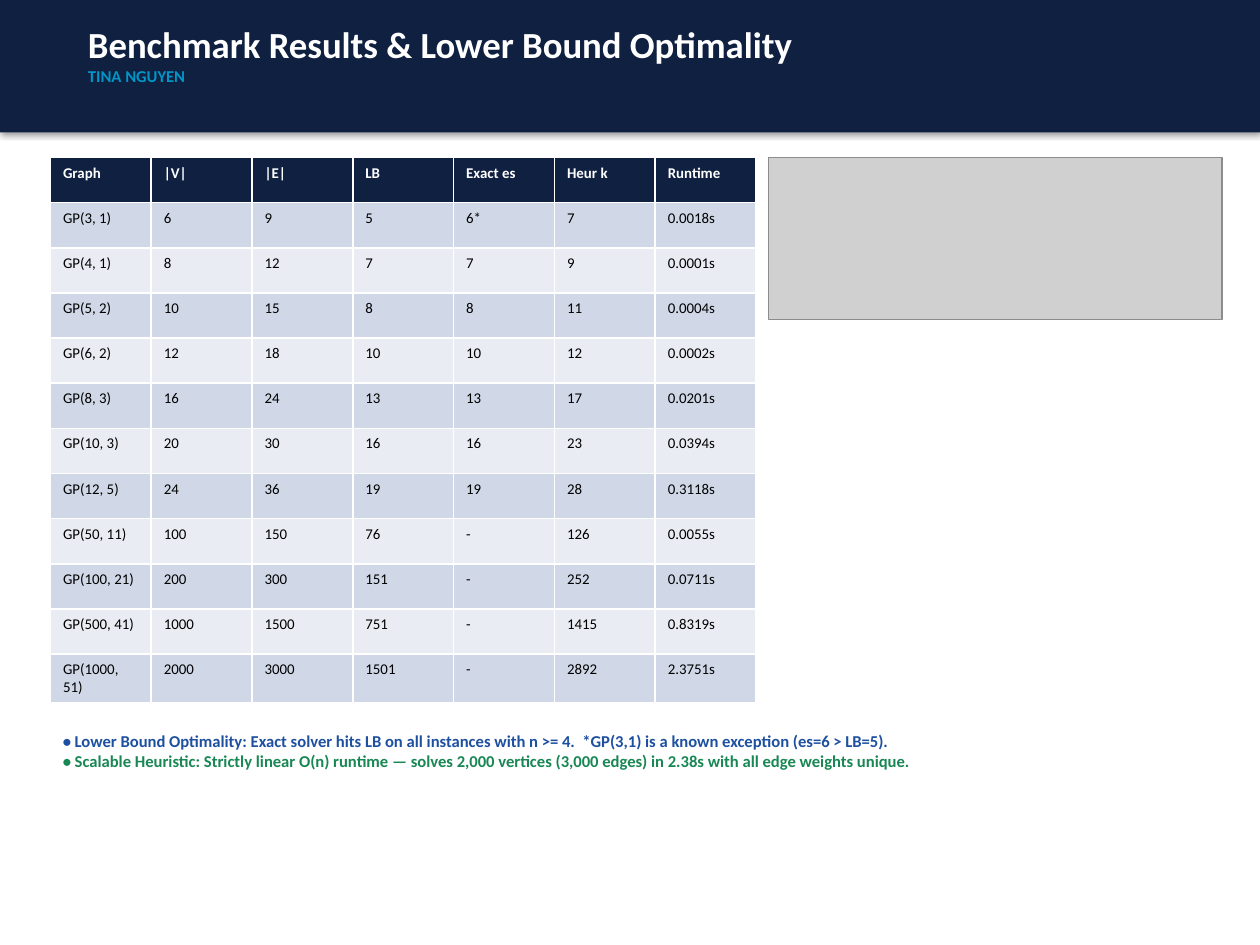
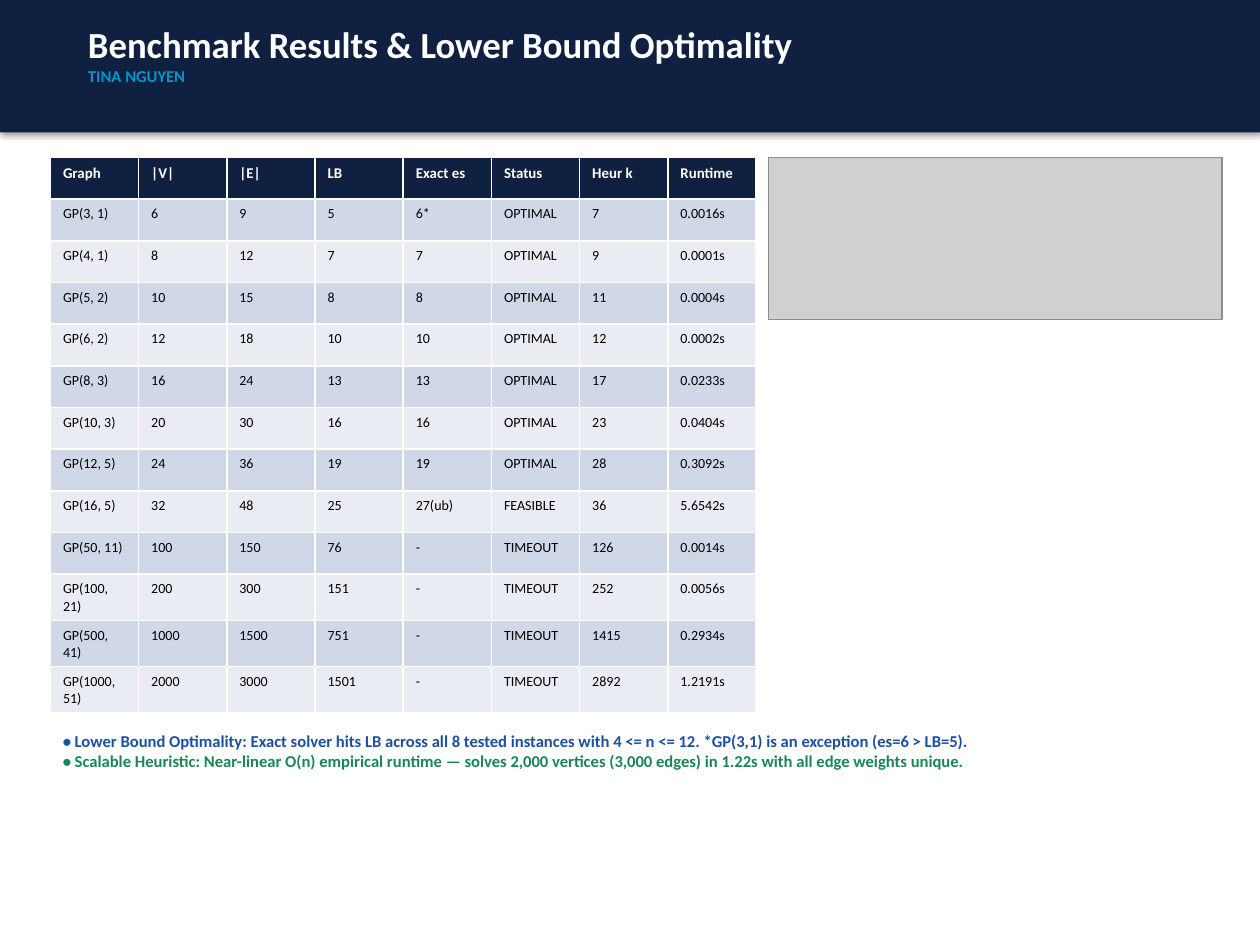
Before and after one commit to tinana2k/CS-5592---Dsng-and-Anal-Algorithms, a slide deck: slide 7 of Assignment 2/presentation/Assignment2_Presentation_Tina_and_Haoran.pptx. Drawn at 1260x945 pixels with LibreOffice and Linux fonts; fonts in the diff are those of the drawing; grey boxes stand for pictures. Boxes give left, top, right and bottom in pixels: in the first picture for what was removed or moved away, otherwise in the second. Text is boxed around its words. In the diff, an @@ line names an element or a change of style, - is before the commit and + after.

```diff
--- a/Assignment 2/presentation/Assignment2_Presentation_Tina_and_Haoran.pptx
+++ b/Assignment 2/presentation/Assignment2_Presentation_Tina_and_Haoran.pptx
@@ table at bbox=[50, 158, 756, 709] @@
-Graph | |V| | |E| | LB | Exact es | Heur k | Runtime
-GP(3, 1) | 6 | 9 | 5 | 6* | 7 | 0.0018s
-GP(4, 1) | 8 | 12 | 7 | 7 | 9 | 0.0001s
-GP(5, 2) | 10 | 15 | 8 | 8 | 11 | 0.0004s
-GP(6, 2) | 12 | 18 | 10 | 10 | 12 | 0.0002s
-GP(8, 3) | 16 | 24 | 13 | 13 | 17 | 0.0201s
-GP(10, 3) | 20 | 30 | 16 | 16 | 23 | 0.0394s
-GP(12, 5) | 24 | 36 | 19 | 19 | 28 | 0.3118s
-GP(50, 11) | 100 | 150 | 76 | - | 126 | 0.0055s
-GP(100, 21) | 200 | 300 | 151 | - | 252 | 0.0711s
-GP(500, 41) | 1000 | 1500 | 751 | - | 1415 | 0.8319s
-GP(1000, 51) | 2000 | 3000 | 1501 | - | 2892 | 2.3751s
+Graph | |V| | |E| | LB | Exact es | Status | Heur k | Runtime
+GP(3, 1) | 6 | 9 | 5 | 6* | OPTIMAL | 7 | 0.0016s
+GP(4, 1) | 8 | 12 | 7 | 7 | OPTIMAL | 9 | 0.0001s
+GP(5, 2) | 10 | 15 | 8 | 8 | OPTIMAL | 11 | 0.0004s
+GP(6, 2) | 12 | 18 | 10 | 10 | OPTIMAL | 12 | 0.0002s
+GP(8, 3) | 16 | 24 | 13 | 13 | OPTIMAL | 17 | 0.0233s
+GP(10, 3) | 20 | 30 | 16 | 16 | OPTIMAL | 23 | 0.0404s
+GP(12, 5) | 24 | 36 | 19 | 19 | OPTIMAL | 28 | 0.3092s
+GP(16, 5) | 32 | 48 | 25 | 27(ub) | FEASIBLE | 36 | 5.6542s
+GP(50, 11) | 100 | 150 | 76 | - | TIMEOUT | 126 | 0.0014s
+GP(100, 21) | 200 | 300 | 151 | - | TIMEOUT | 252 | 0.0056s
+GP(500, 41) | 1000 | 1500 | 751 | - | TIMEOUT | 1415 | 0.2934s
+GP(1000, 51) | 2000 | 3000 | 1501 | - | TIMEOUT | 2892 | 1.2191s
@@ text at bbox=[75, 735, 968, 770]: text changed @@
-• Lower Bound Optimality: Exact solver hits LB on all instances with n >= 4. *GP(3,1) is a known exception (es=6 > LB=5).
-• Scalable Heuristic: Strictly linear O(n) runtime — solves 2,000 vertices (3,000 edges) in 2.38s with all edge weights unique.
+• Lower Bound Optimality: Exact solver hits LB across all 8 tested instances with 4 <= n <= 12. *GP(3,1) is an exception (es=6 > LB=5).
+• Scalable Heuristic: Near-linear O(n) empirical runtime — solves 2,000 vertices (3,000 edges) in 1.22s with all edge weights unique.
```
Also in this commit, not shown: 12 other slides changed, 21 other files.
